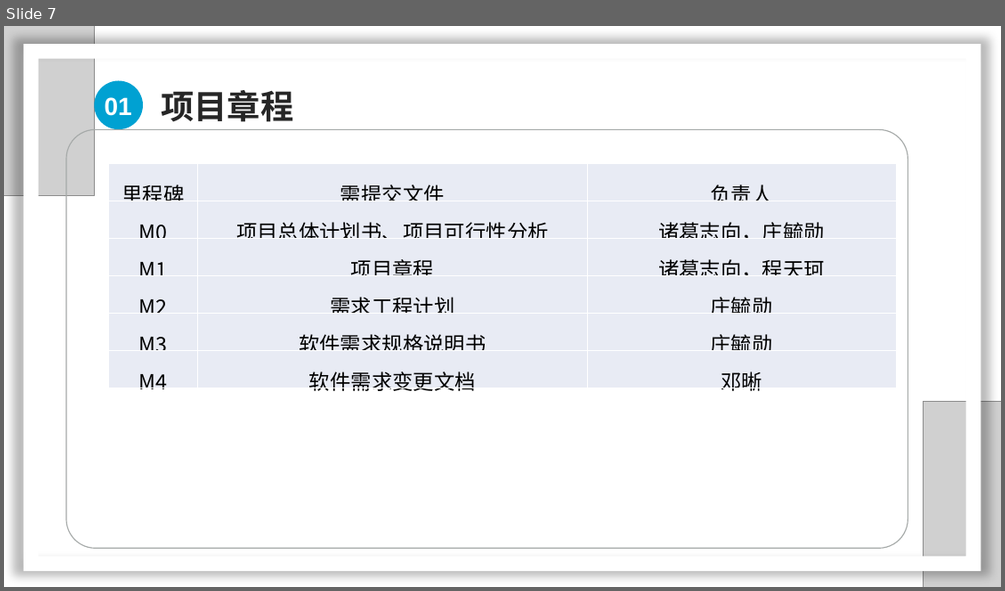
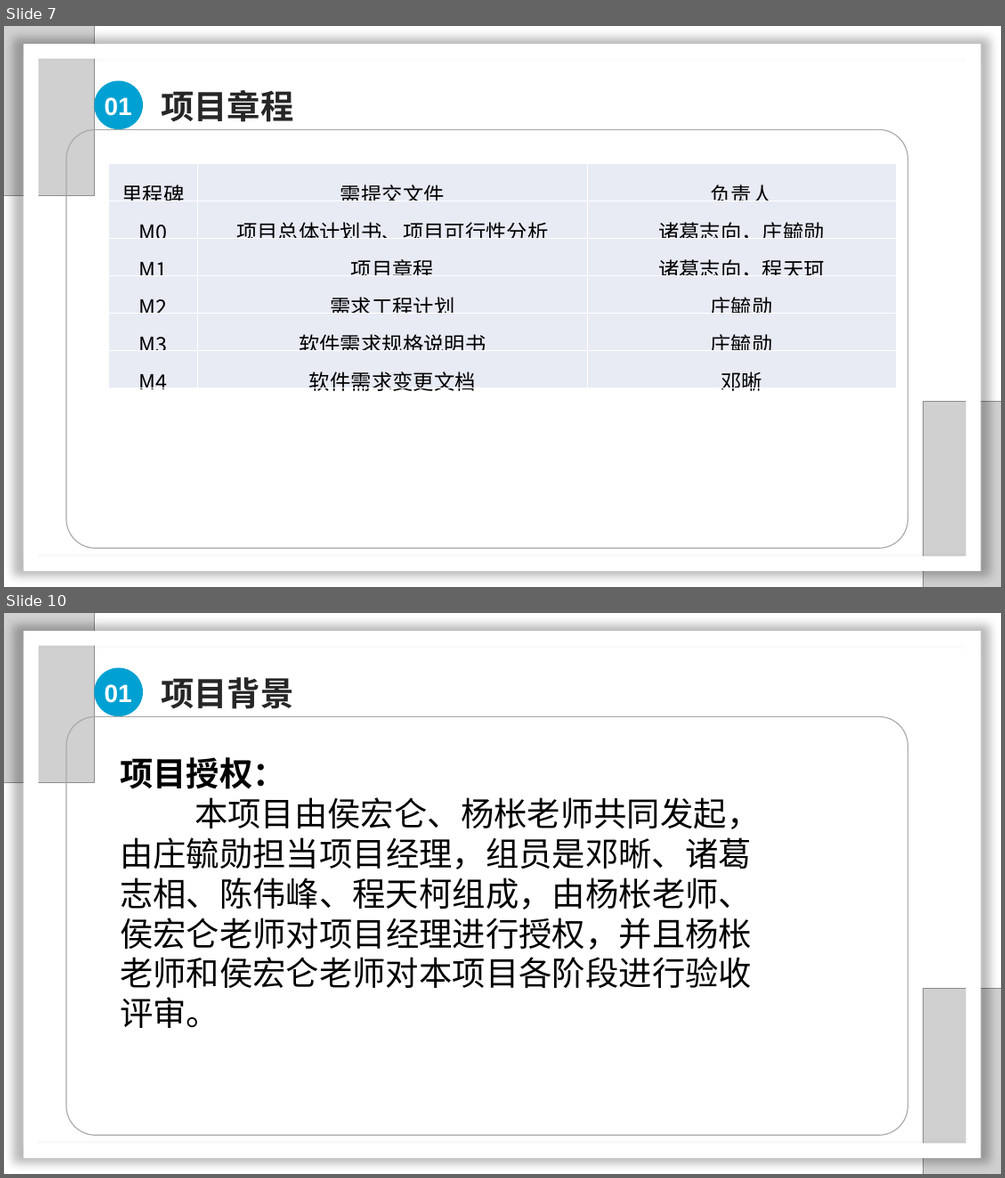
Before and after one commit to SarielX98/PRD2018G14, a slide deck: 受控文档/2项目计划/PRD2018-G14-软件需求工程审核PPT.pptx. Shown one above the other, each under a label of ours: slide 7 before the commit, slides 7 and 10 after it; the slides between them are not shown. The pictures are 1005x591 and 1005x1178 pixels, drawn with LibreOffice and Linux fonts; fonts in the diff are those of the drawing; grey boxes stand for pictures; background and template pictures are left out. Boxes give left, top, right and bottom in pixels: in the first picture for what was removed or moved away, otherwise in the second. Text is boxed around its words. In the diff, an @@ line names an element or a change of style, - is before the commit and + after.

```diff
--- a/受控文档/2项目计划/PRD2018-G14-软件需求工程审核PPT.pptx
+++ b/受控文档/2项目计划/PRD2018-G14-软件需求工程审核PPT.pptx
@@ slide 10 added at [4, 613, 1001, 1174], background #FFFFFF @@
@@ picture added at [4, 613, 95, 783] @@
@@ frame added at [24, 631, 980, 1159], fill #FFFFFF @@
@@ ellipse added at [95, 667, 143, 716], fill #00A1D2 @@
@@ text added at [105, 684, 132, 703], 24 pt, text #FFFFFF, bold @@
+01
@@ text added at [161, 677, 293, 709], 32 pt, text #262626, bold @@
+项目背景
@@ rounded rectangle added at [66, 717, 907, 1135], outline #A6AAA9 1 pt @@
@@ text added at [120, 757, 760, 1028], 32 pt, text #000000 @@
+项目授权：
+本项目由侯宏仑、杨枨老师共同发起，由庄毓勋担当项目经理，组员是邓晰、诸葛志相、陈伟峰、程天柯组成，由杨枨老师、侯宏仑老师对项目经理进行授权，并且杨枨老师和侯宏仑老师对本项目各阶段进行验收评审。
@@ picture added at [923, 988, 1001, 1174] @@
```
Also in this commit, not shown: 5 slides changed.
